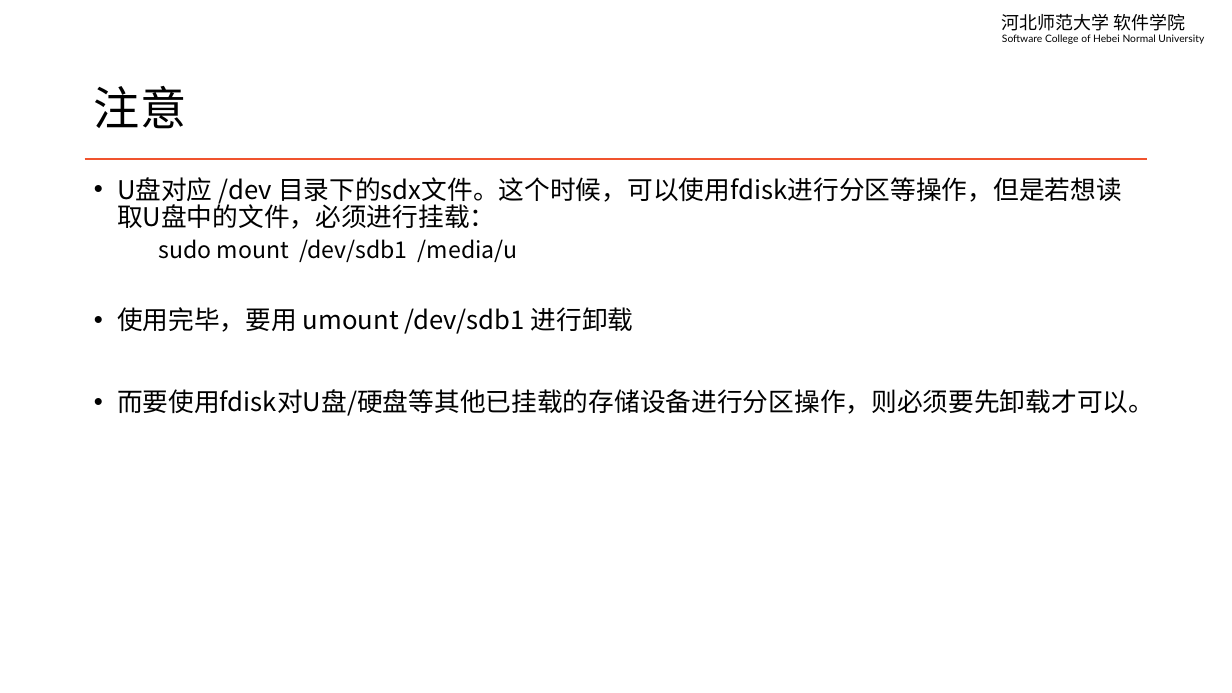
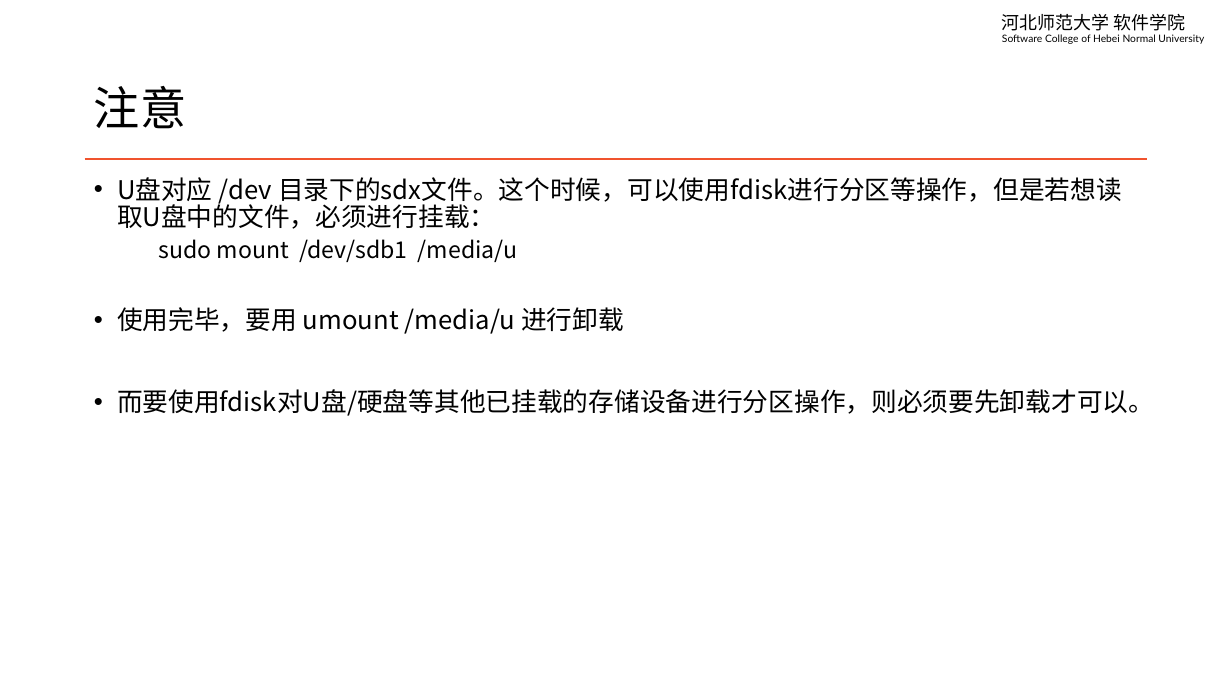
Before and after one commit to edu2act/course-linux-system, a slide deck: slide 14 of materials/slides/ch02-file-system-and-dir-architecture.pptx. Drawn at 1232x693 pixels with LibreOffice and Linux fonts; fonts in the diff are those of the drawing. Boxes give left, top, right and bottom in pixels: in the first picture for what was removed or moved away, otherwise in the second. Text is boxed around its words. In the diff, an @@ line names an element or a change of style, - is before the commit and + after.

```diff
--- a/materials/slides/ch02-file-system-and-dir-architecture.pptx
+++ b/materials/slides/ch02-file-system-and-dir-architecture.pptx
@@ text at (117,307,624,334): text changed @@
-• 使用完毕，要用 umount /dev/sdb1 进行卸载
+• 使用完毕，要用 umount /media/u 进行卸载
```
Also in this commit, not shown: 2 other files.
